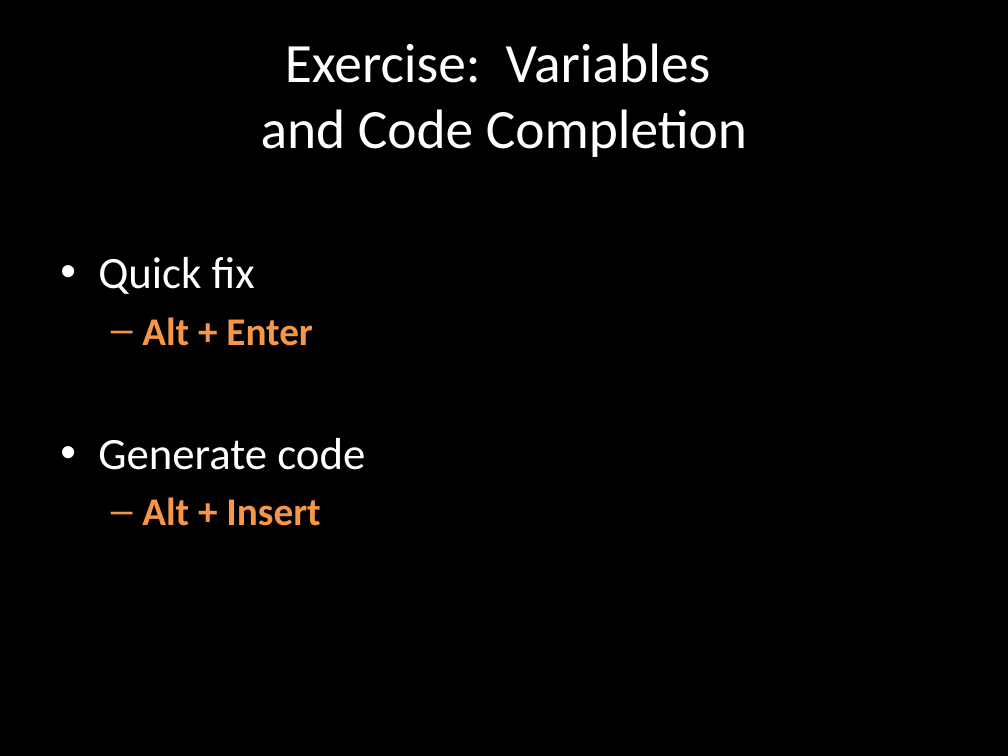
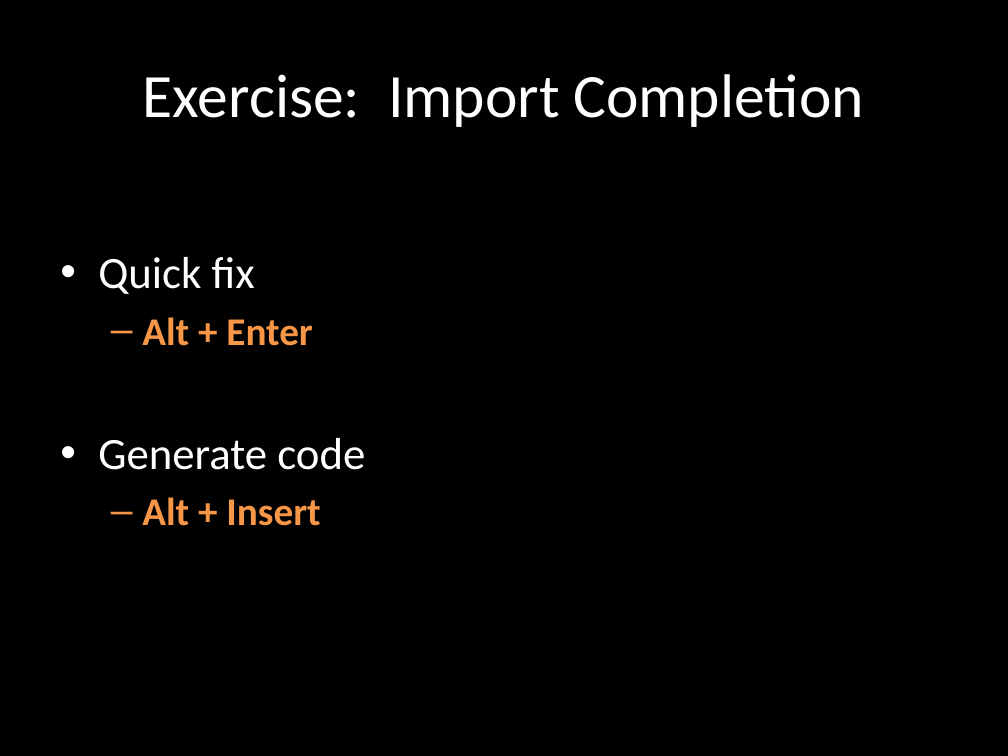
Before and after one commit to rasmuskl/ReSharperCourse, a slide deck: slide 22 of Presentations/2 - Exercises - ReSharper Course.pptx (slide 19 before the commit). Drawn at 1008x756 pixels with LibreOffice and Linux fonts; fonts in the diff are those of the drawing. Boxes give left, top, right and bottom in pixels: in the first picture for what was removed or moved away, otherwise in the second. Text is boxed around its words. In the diff, an @@ line names an element or a change of style, - is before the commit and + after.

Commit message:
Finished inline / introduce and split introduce from import completion.

```diff
--- a/Presentations/2 - Exercises - ReSharper Course.pptx
+++ b/Presentations/2 - Exercises - ReSharper Course.pptx
@@ title at (143, 74, 864, 127): text changed; size 39.6 to 44 pt @@
-Exercise: Variables
-and Code Completion
+Exercise: Import Completion
```
Also in this commit, not shown: 1 other slide changed, 3 slides added, 7 other files.
